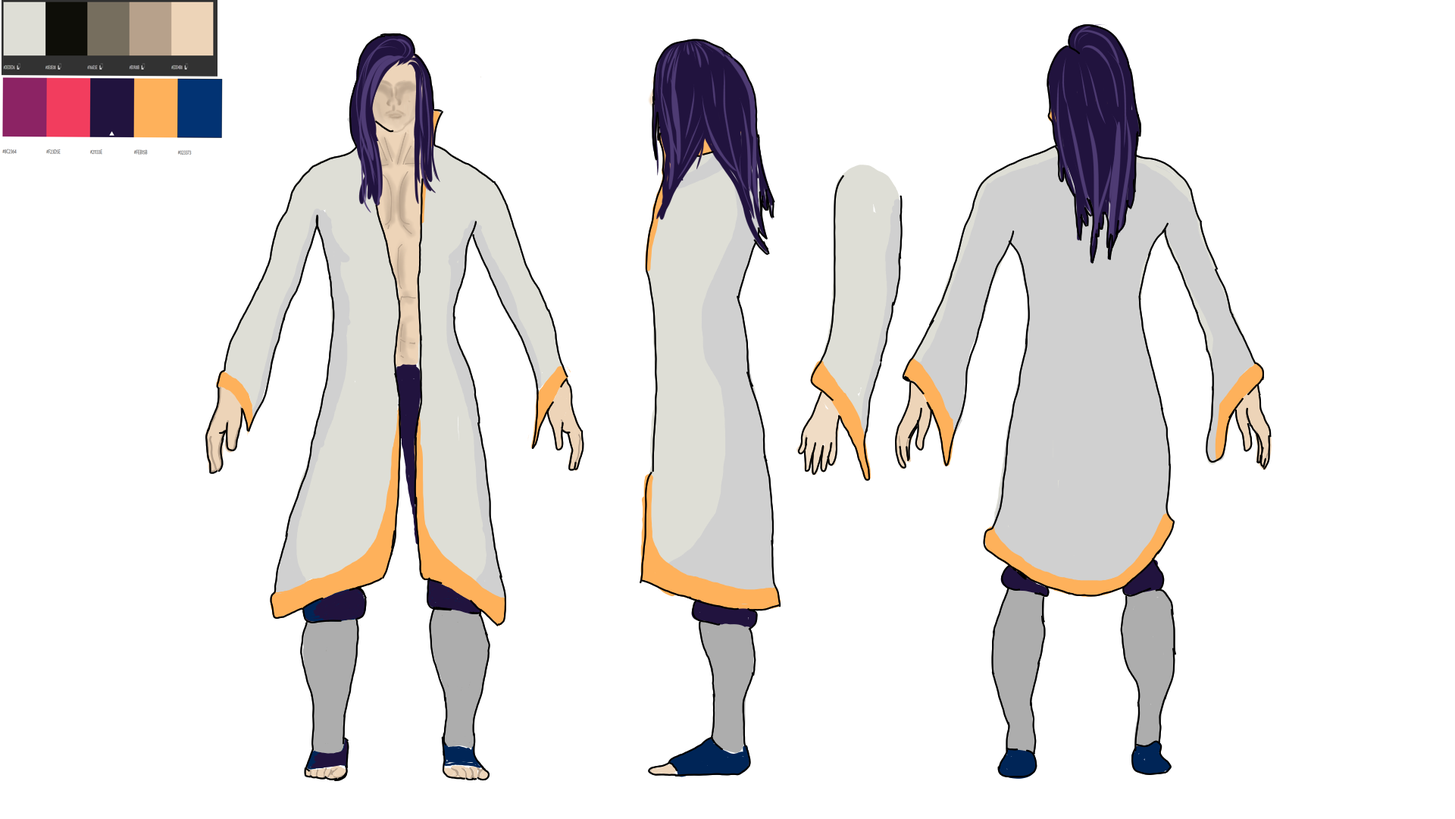
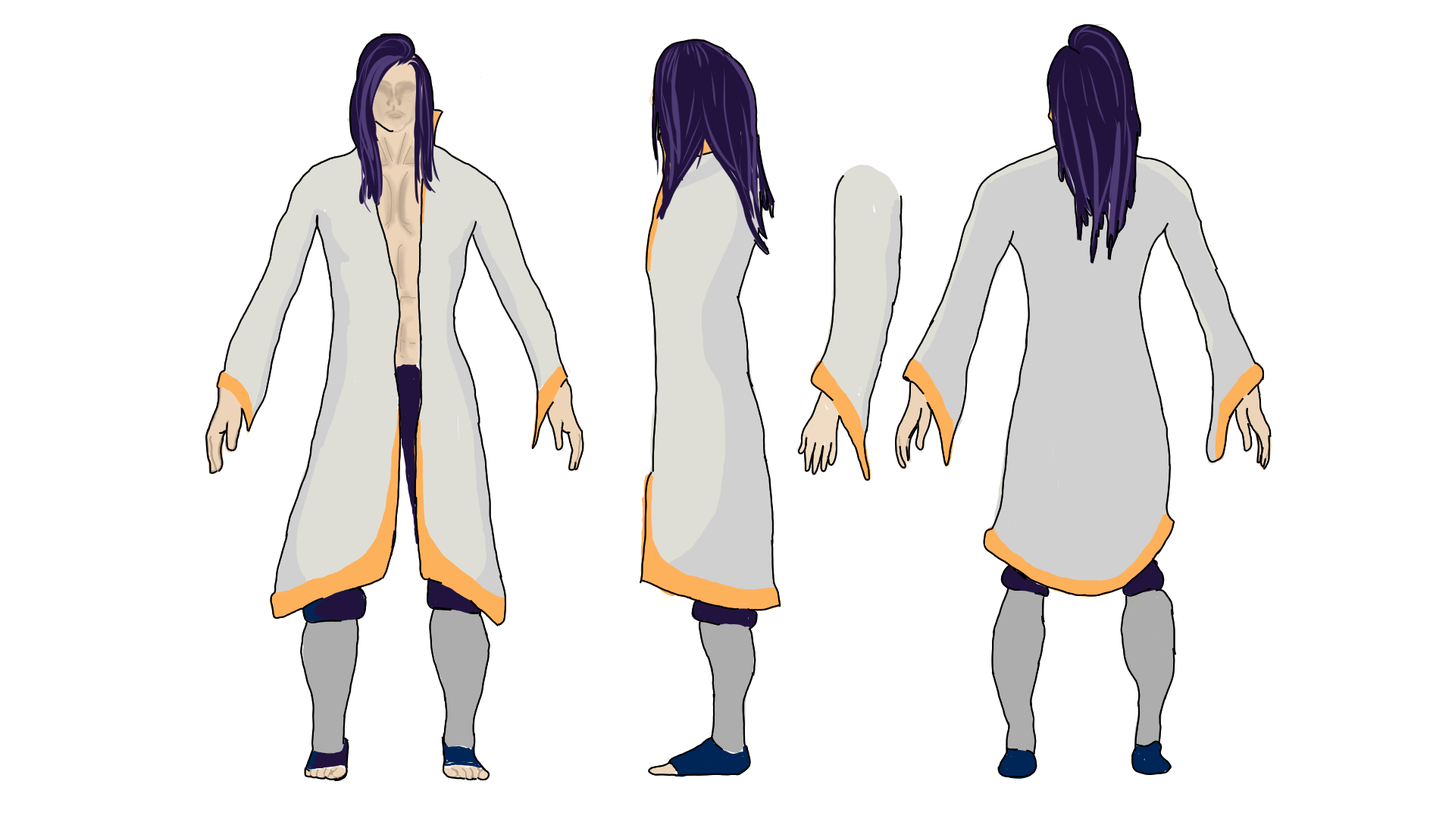
Comparing the layer stacks of the two 1455x819 images. Changes:
painted on "encrage" over [left=194, top=0, right=223, bottom=138]
hid "Charte_coloré.PNG", painted on it over [left=1, top=48, right=223, bottom=155]
painted on "Calque de dessin 2" over [left=194, top=0, right=223, bottom=138]
hid "charte_personnage.PNG", painted on it over [left=1, top=0, right=223, bottom=98]
painted on "Background" over [left=1, top=0, right=223, bottom=155]
